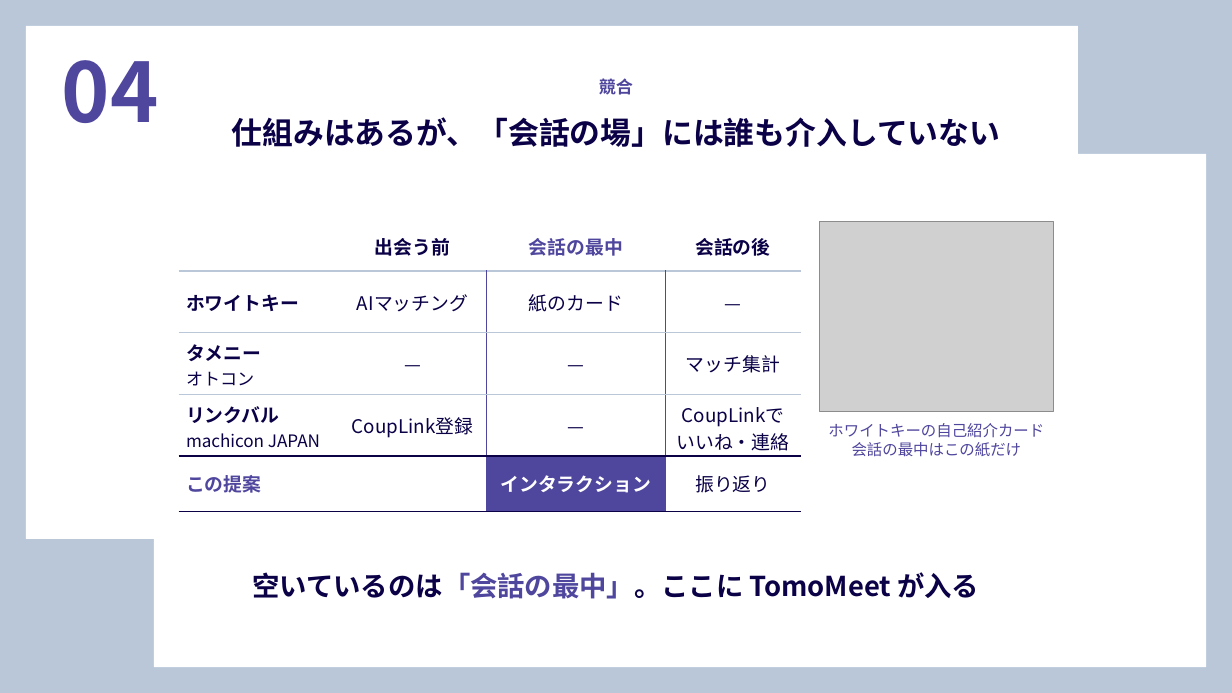
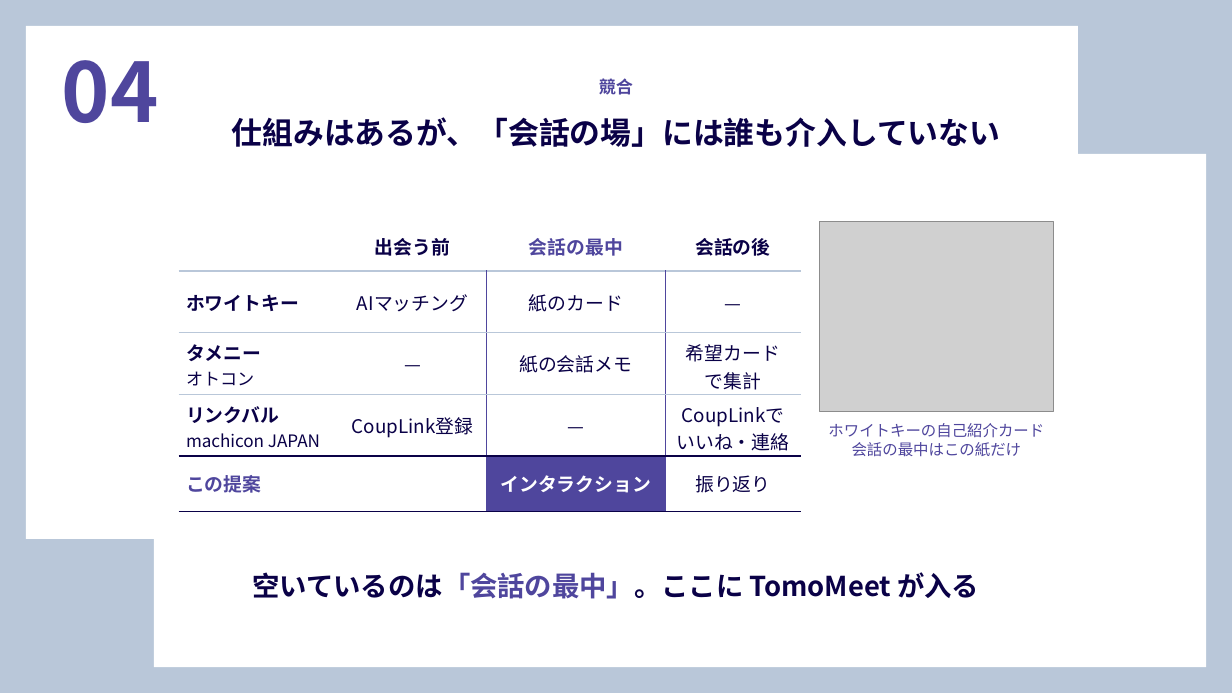
Before and after one commit to waka1220/waka1220, a slide deck: slide 1 of slides/slide04_competitors.pptx. Drawn at 1232x693 pixels with LibreOffice and Linux fonts; fonts in the diff are those of the drawing; grey boxes stand for pictures. Boxes give left, top, right and bottom in pixels: in the first picture for what was removed or moved away, otherwise in the second. Text is boxed around its words. In the diff, an @@ line names an element or a change of style, - is before the commit and + after.

```diff
--- a/slides/slide04_competitors.pptx
+++ b/slides/slide04_competitors.pptx
@@ table at (179,222,801,506) @@
-row 3, column 3: —
+row 3, column 3: 紙の会話メモ
-row 3, column 4: マッチ集計
+row 3, column 4: 希望カード / で集計
```
Also in this commit, not shown: 7 other files.
